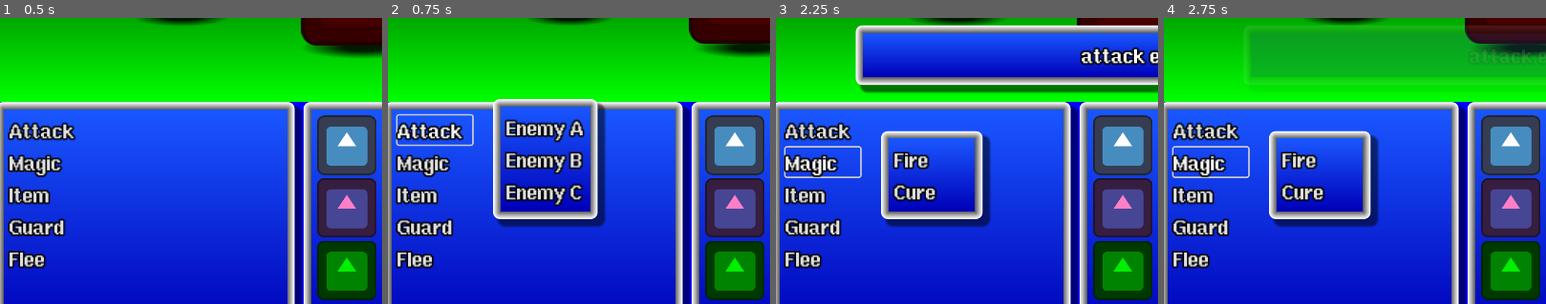
Above: before the commit, frames 1-4 (left to right).
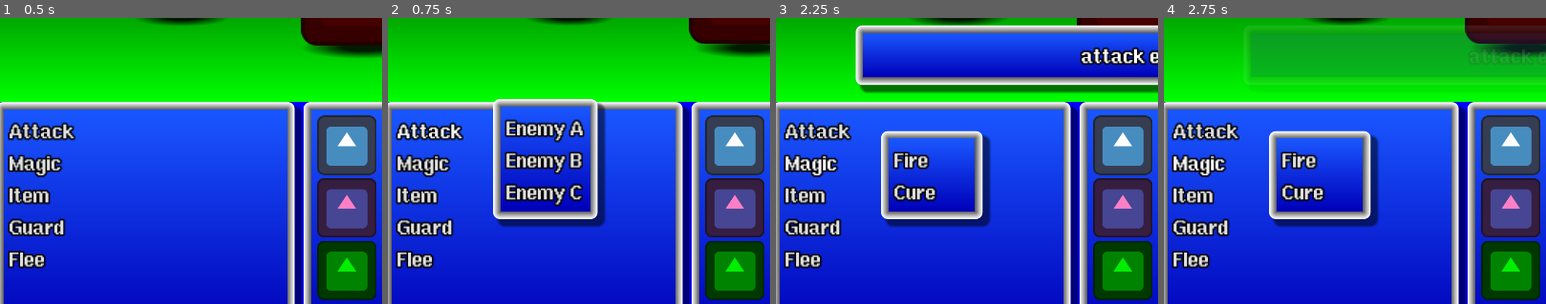
Above: after the commit, the same moments.

Repository: Toxe/godot-modal-dialogs
Game: Godot game, scene res://main.tscn
Same seed, same stepped clock (60 frames per second), same inputs: the game is played once before the commit and once after it. The engine's default icon, where the game draws it, is replaced by a stand-in: a white triangle on a blue panel in a dark square.
Inputs:
- Up to frame 1 (0.5 s): no input
- Up to frame 2 (0.75 s): click "Attack" at 0.5 s
- Up to frame 3 (2.25 s): click "Enemy A" at 1.25 s; click "Magic" at 2 s
- Up to frame 4 (2.75 s): no input
The pictures show only the part of the screen within x 0-50%, y 44-94%; the shares and areas given below are measured in that part.

Frame 1 is identical in both runs. In frame 2, 0.5% of the frame differs, in the area x 2-23%, y 33-45%; in frame 3, 0.4%; in frame 4, 0.4%.

Commit message:
Style menu buttons

Diff:
--- a/T05_ModalDialogs/theme.tres
+++ b/T05_ModalDialogs/theme.tres
@@ -18,7 +18,14 @@
 shadow_size = 4
 shadow_offset = Vector2(8, 8)
 
+[sub_resource type="StyleBoxEmpty" id="StyleBoxEmpty_4tuww"]
+
+[sub_resource type="StyleBoxFlat" id="StyleBoxFlat_lkkwt"]
+bg_color = Color(1, 1, 1, 0.117647)
+
 [sub_resource type="StyleBoxEmpty" id="StyleBoxEmpty_36dpa"]
+
+[sub_resource type="StyleBoxEmpty" id="StyleBoxEmpty_dno4u"]
 
 [sub_resource type="Gradient" id="Gradient_dyxfo"]
 colors = PackedColorArray(2.98411e-06, 0, 0.724565, 1, 0.102899, 0.340086, 1, 1)
@@ -37,8 +44,12 @@
 BorderPanelContainer/base_type = &"PanelContainer"
 BorderPanelContainer/styles/panel = SubResource("StyleBoxFlat_3ksf4")
 Button/colors/font_outline_color = Color(0, 0, 0, 1)
+Button/colors/font_pressed_color = Color(1, 1, 0, 1)
 Button/constants/outline_size = 8
+Button/styles/focus = SubResource("StyleBoxEmpty_4tuww")
+Button/styles/hover = SubResource("StyleBoxFlat_lkkwt")
 Button/styles/normal = SubResource("StyleBoxEmpty_36dpa")
+Button/styles/pressed = SubResource("StyleBoxEmpty_dno4u")
 HBoxContainer/constants/separation = 20
 Label/colors/font_outline_color = Color(0, 0, 0, 1)
 Label/constants/outline_size = 8
@@ -47,3 +58,6 @@
 MarginContainer/constants/margin_right = 8
 MarginContainer/constants/margin_top = 8
 PanelContainer/styles/panel = SubResource("StyleBoxTexture_8vnty")
+SelectedMenuButton/base_type = &"Button"
+SelectedMenuButton/colors/font_color = Color(1, 1, 0, 1)
+SelectedMenuButton/colors/font_focus_color = Color(1, 1, 0, 1)
Not shown: 1 places in T05_ModalDialogs/theme.tres that only renumber resources
